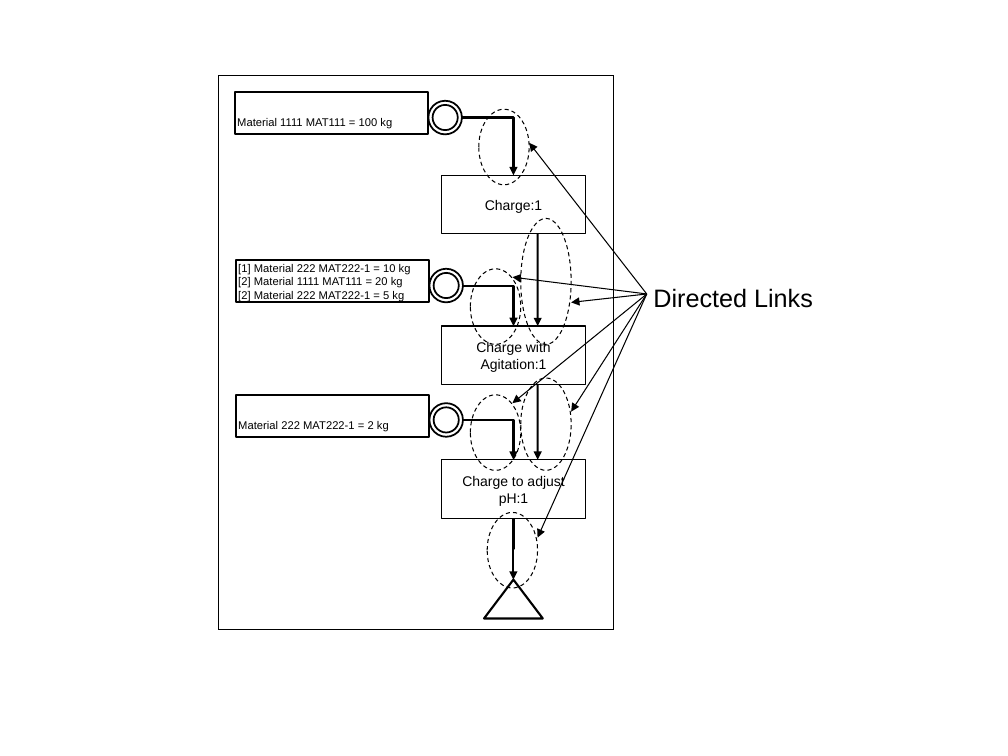
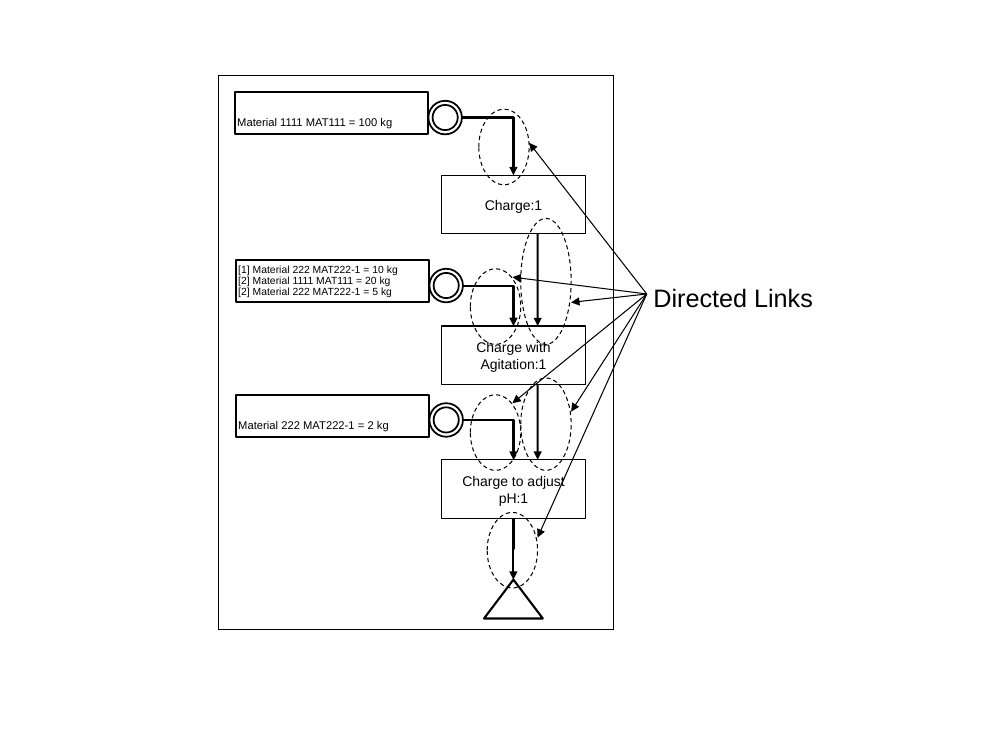
Before and after one commit to MESAInternational/B2MML-BatchML, a slide deck: slide 8 of Documentation/BatchML-GeneralRecipe.ppt. Drawn at 1008x756 pixels with LibreOffice and Linux fonts; fonts in the diff are those of the drawing. Boxes give left, top, right and bottom in pixels: in the first picture for what was removed or moved away, otherwise in the second. Text is boxed around its words. In the diff, an @@ line names an element or a change of style, - is before the commit and + after.

```diff
--- a/Documentation/BatchML-GeneralRecipe.ppt
+++ b/Documentation/BatchML-GeneralRecipe.ppt
@@ rectangle "[1] Material 222 MAT222-1 = ..." at <box>236,260,429,302</box>: size 8 to 7.4 pt; line spacing 1 to 0.9 @@
```
Also in this commit, not shown: 5 other slides changed, 40 other files.
